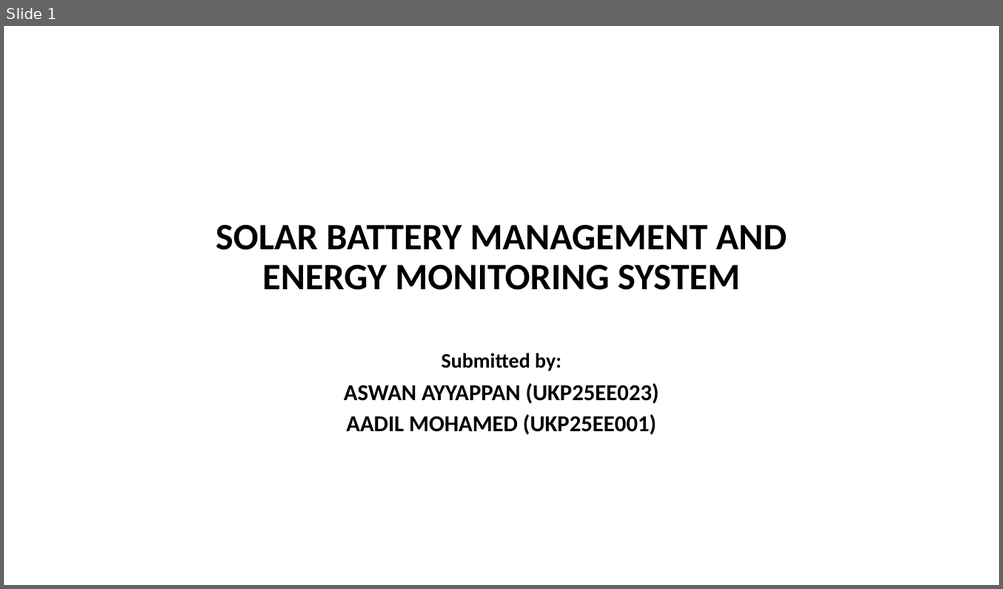
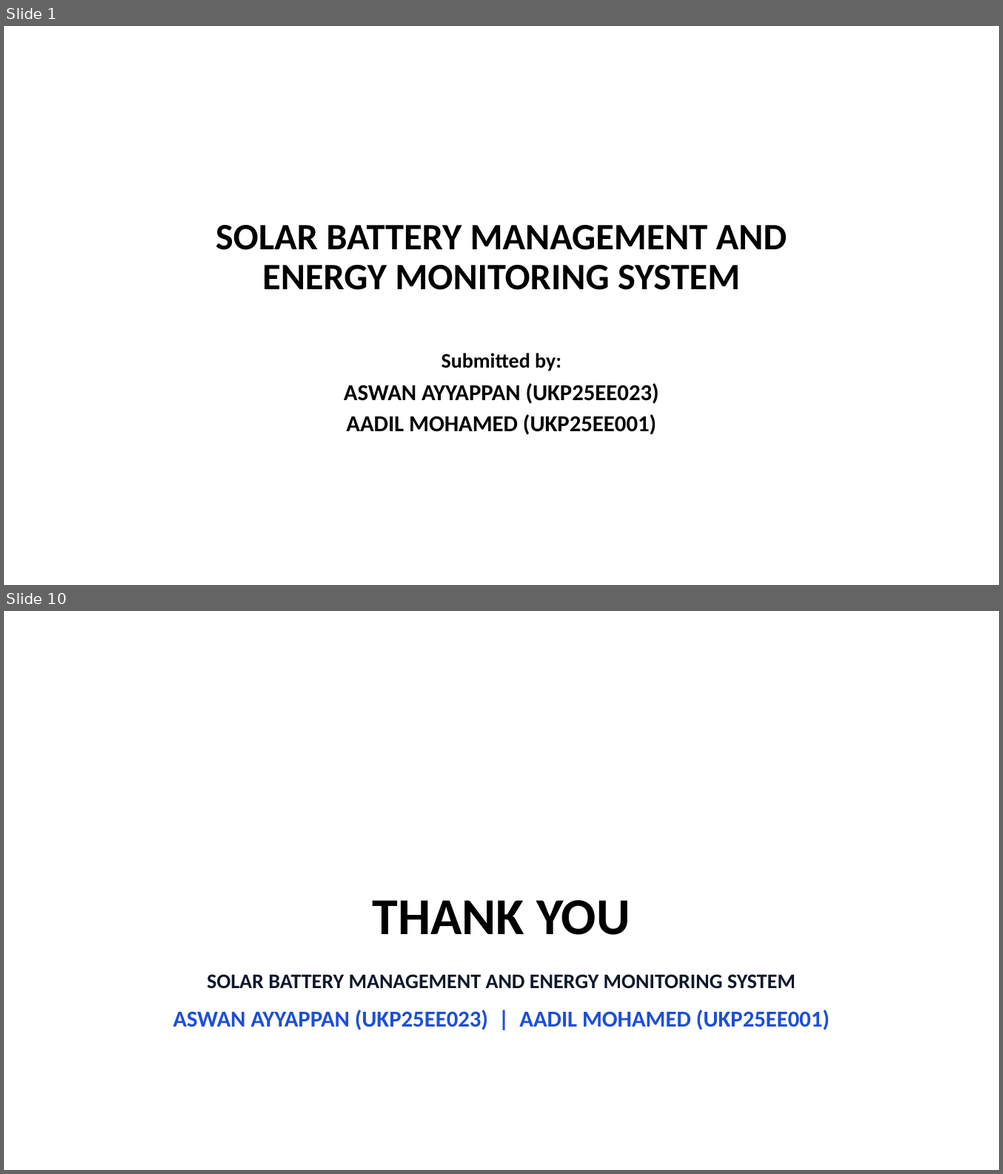
Before and after one commit to aswanayyappan/S3-SKILL-PROJECT, a slide deck: public/S-3_IOT_Presentation.pptx. Shown one above the other, each under a label of ours: slide 1 before the commit, slides 1 and 10 after it; the slides between them are not shown. The pictures are 1003x589 and 1003x1174 pixels, drawn with LibreOffice and Linux fonts; fonts in the diff are those of the drawing. Boxes give left, top, right and bottom in pixels: in the first picture for what was removed or moved away, otherwise in the second. Text is boxed around its words. In the diff, an @@ line names an element or a change of style, - is before the commit and + after.

Commit message:
feat: expand presentation to 10 slides with Future Scope Hybrid AI and Modular Switch System circuit schematic

```diff
--- a/public/S-3_IOT_Presentation.pptx
+++ b/public/S-3_IOT_Presentation.pptx
@@ slide 10 added at <box>4,611,999,1170</box>, background #FFFFFF @@
@@ title added at <box>173,900,829,1031</box>, 22 pt, text #1D4ED8, bold @@
+THANK YOU
+SOLAR BATTERY MANAGEMENT AND ENERGY MONITORING SYSTEM
+ASWAN AYYAPPAN (UKP25EE023) | AADIL MOHAMED (UKP25EE001)
```
Also in this commit, not shown: 5 slides changed, 2 other slides added, 1 slide removed, 12 other files.
